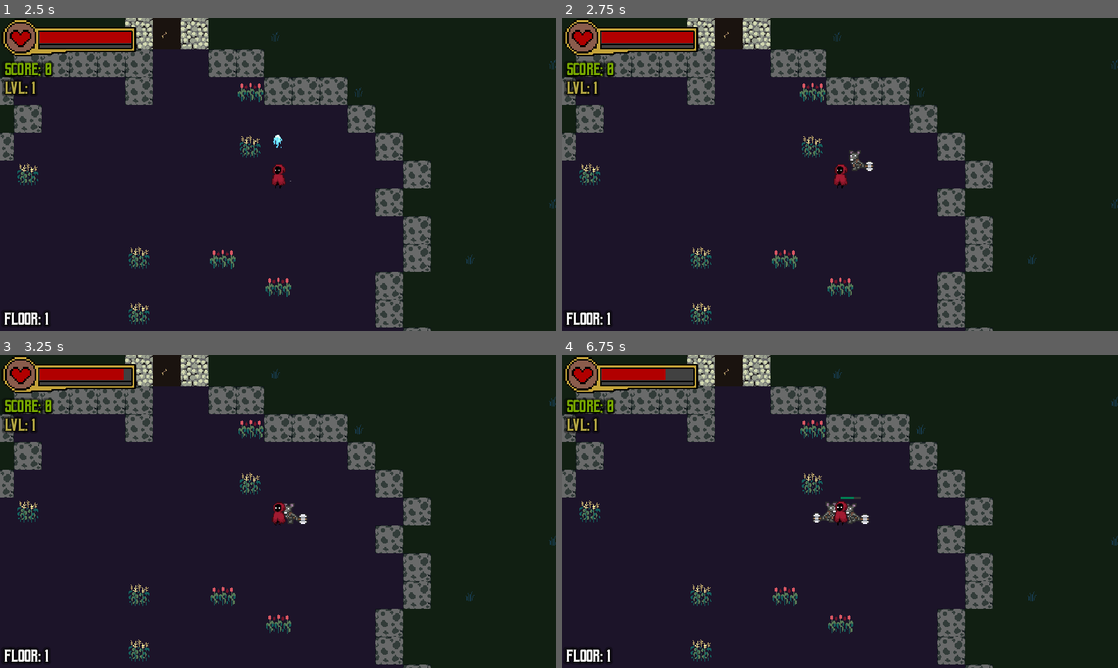
Above: before the commit, frames 1-4 (two rows, left to right).
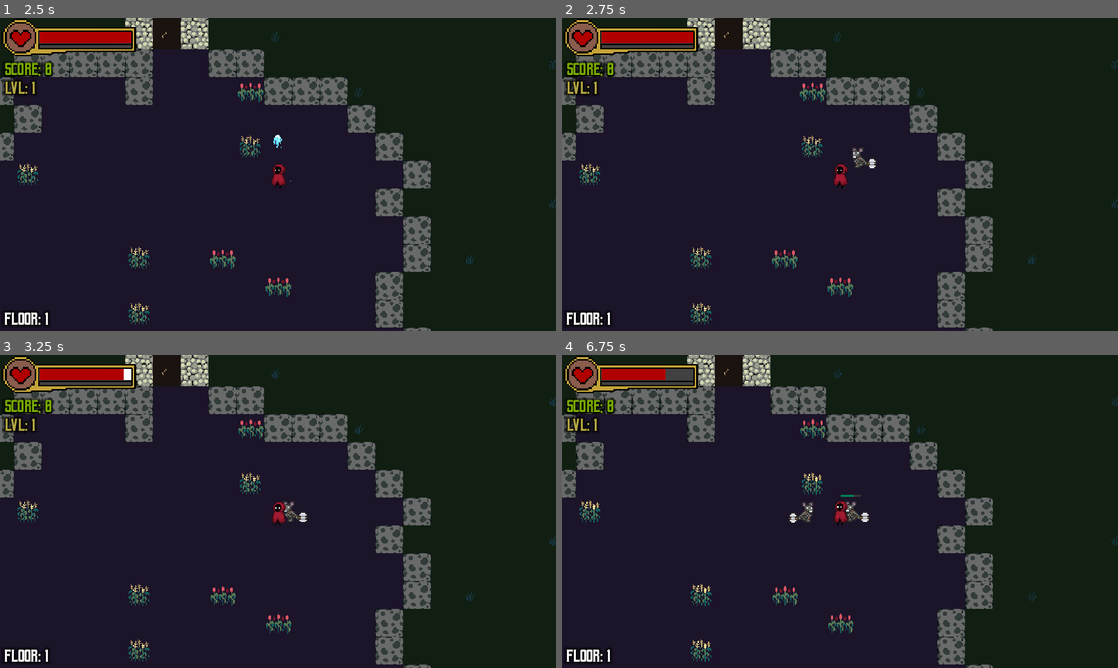
Above: after the commit, the same moments.

Repository: WizardsNStuff/Zealot-of-Wanderlust
Game: Godot game, scene res://Scenes/wizard_game.tscn
The game is run twice, just before and just after one commit, with the same random seed, the same clock (stepped at 60 frames per second) and the same inputs. The engine's default icon, where the game draws it, is replaced by a stand-in: a white triangle on a blue panel in a dark square.
Inputs:
- Up to frame 1 (2.5 s): click "Start" at 0.5 s; tap Enter at 1.25 s; hold Up (attack_up) from 1.28 s (still down); tap Space at 2 s
- Up to frame 2 (2.75 s): keep holding Up (attack_up)
- Up to frame 3 (3.25 s): release Up (attack_up) at 2.78 s; hold Left (attack_left) from 2.78 s (still down)
- Up to frame 4 (6.75 s): tap Enter at 4.25 s; release Left (attack_left) at 4.28 s; hold Down (attack_down) 4.28-5.03 s; hold Right (attack_right) 5.03-5.78 s; hold Up (attack_up) 5.78-6.53 s; hold Right (attack_right) from 6.53 s (still down)

Frame 1 is identical in both runs. In frame 2, 0.2% of the frame differs, in the area x 51-57%, y 41-49%; in frame 3, 0.6%; in frame 4, 1.5%, in the area x 0-100%, y 0-100%.

Commit message:
Enemy Move Speed Nerfed

Diff:
--- a/zealot-of-wanderlust/Enemy Testing/enemy_1.gd
+++ b/zealot-of-wanderlust/Enemy Testing/enemy_1.gd
@@ -1,7 +1,7 @@
 extends GameCharacter
 class_name Enemy
 
-var speed = 125
+var speed = 100
 var attack_range = 28
 var cooldown = 0
 var score = 15
--- a/zealot-of-wanderlust/Enemy Testing/minotaur.gd
+++ b/zealot-of-wanderlust/Enemy Testing/minotaur.gd
@@ -22,7 +22,7 @@
 
 	# redefining variables inherited from Enemy
 	speed = 100
-	rush_speed = 500
+	rush_speed = 400
 	attack_range = 20
 	score = 50
 
--- a/zealot-of-wanderlust/Scenes/player.tscn
+++ b/zealot-of-wanderlust/Scenes/player.tscn
@@ -427,6 +427,7 @@
 flip_h = true
 hframes = 8
 vframes = 9
+frame = 1
 
 [node name="CollisionShape2D" type="CollisionShape2D" parent="."]
 position = Vector2(0, 2)
--- a/zealot-of-wanderlust/Scripts/player.gd
+++ b/zealot-of-wanderlust/Scripts/player.gd
@@ -2,7 +2,7 @@
 class_name Player
 
 var speed := 130
-var acceleration := 800
+var acceleration := 600
 
 var health : float = 200
 var original_health : float
